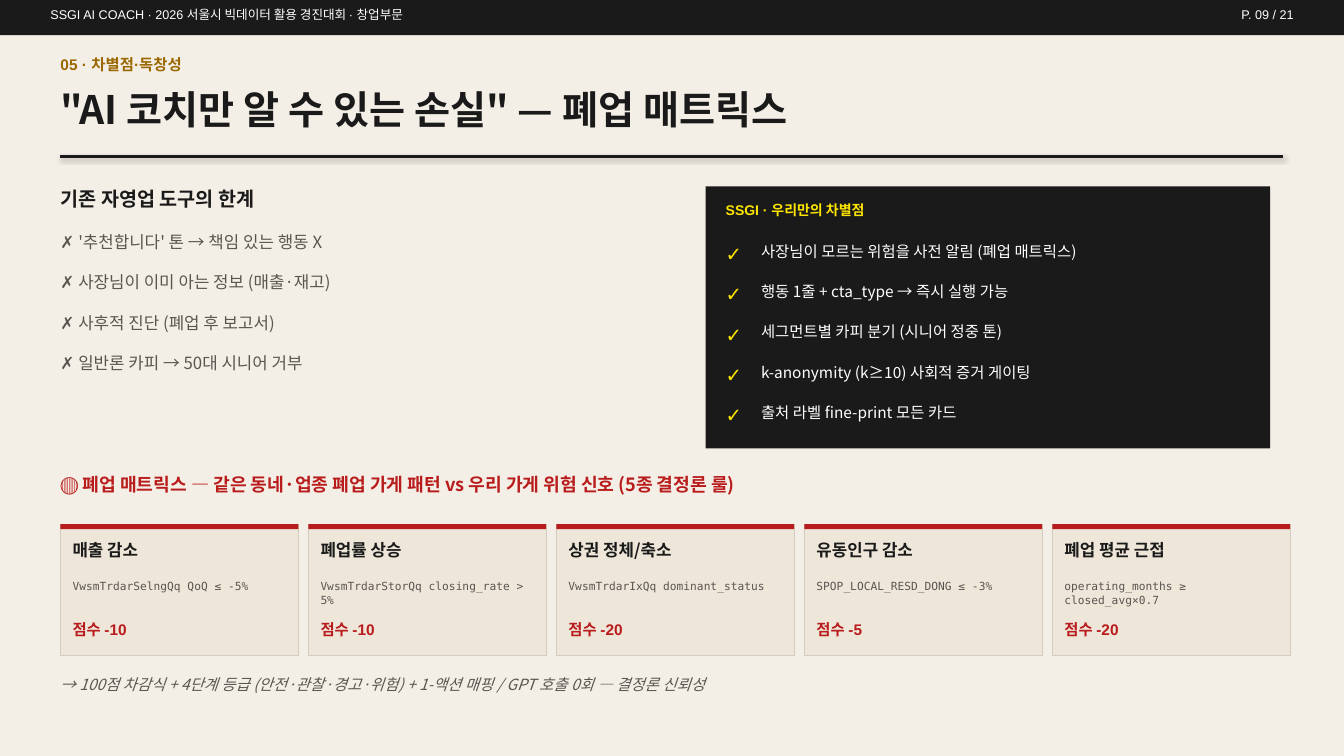
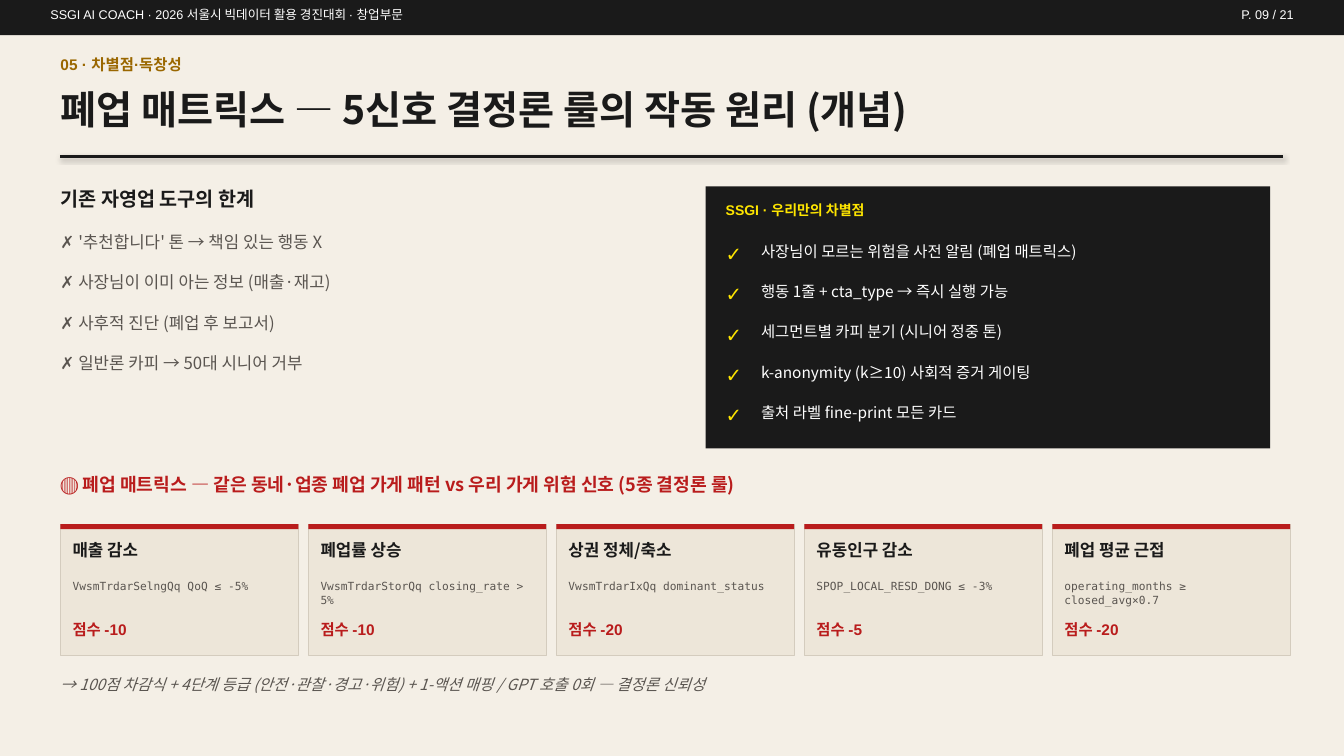
Before and after one commit to Tok-Baro/SSGI_AI_Coach, a slide deck: slide 9 of SSGI_AI_경영코치_상세기획서.pptx. Drawn at 1344x756 pixels with LibreOffice and Linux fonts; fonts in the diff are those of the drawing. Boxes give left, top, right and bottom in pixels: in the first picture for what was removed or moved away, otherwise in the second. Text is boxed around its words. In the diff, an @@ line names an element or a change of style, - is before the commit and + after.

```diff
--- a/SSGI_AI_경영코치_상세기획서.pptx
+++ b/SSGI_AI_경영코치_상세기획서.pptx
@@ text at box(60, 91, 908, 132): text changed @@
-"AI 코치만 알 수 있는 손실" — 폐업 매트릭스
+폐업 매트릭스 — 5신호 결정론 룰의 작동 원리 (개념)
```
Also in this commit, not shown: 8 other slides changed.
